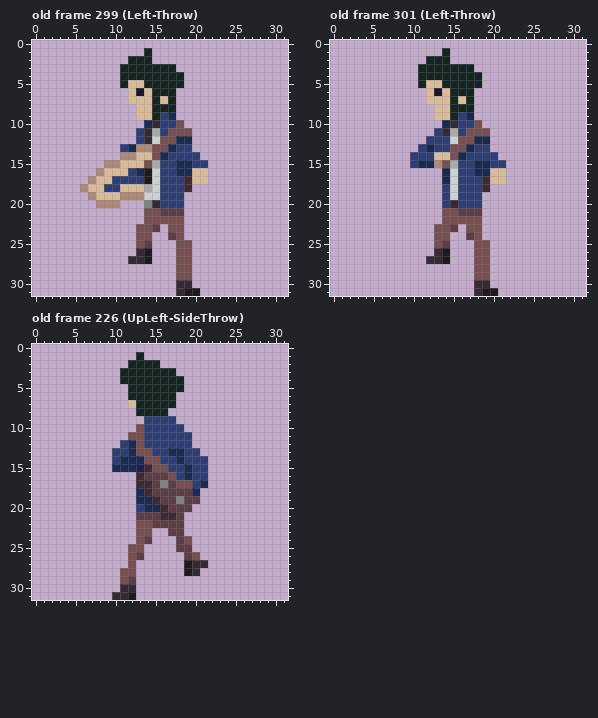
A pixel-art file gets an edit: assets_builders/Art/Teo.aseprite. This is how it looked before the edit.
32x32 pixels, 310 frames. Shown: old frame 299 (Left-Throw), old frame 301 (Left-Throw), old frame 226 (UpLeft-SideThrow). The commit also changed other frames, which this record leaves out.
The same view after the edit:
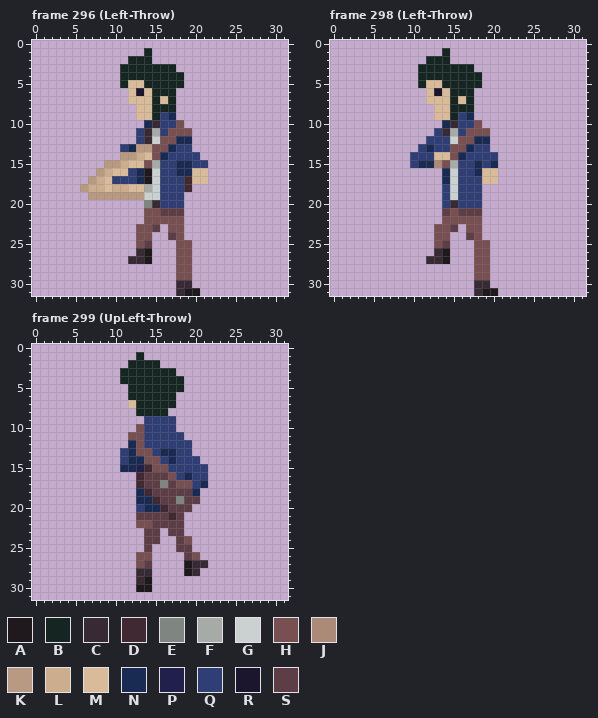
Palette (. is transparent): A #1f181d  B #152622  C #382a35  D #402933  E #7f8580  F #a6aba8  G #cbd1d0  H #785052  J #ad8a78  K #b89982  L #ccad8d  M #d9bb9a  N #192b52  P #21204d  Q #2f3f75  R #1c152e  S #5e3e46
A new or re-ordered frame is compared with the old frame closest to it.
Diff:
frames 310 -> 329
--- frame 296 (Left-Throw) against old frame 299 (Left-Throw)
@@ x 4..16 @@
 12 .........QCGH
-13 .......QNJJHH
-14 .......JJMMHN
-15 .....JJMMMHFQ
-16 ....JMMMQNAGQ
-17 ...JMMQQQQAGQ
-18 ..JMMQQMMMFGQ
-19 ...JMMMJJJGGQ
-20 ....JJJ...ECQ
+13 .......QNKKHH
+14 .......KKLMHN
+15 .....KKLMMHFQ
+16 ....KLMMQNAGQ
+17 ...KLMQQQNAGQ
+18 ..KLLMLLMMFGQ
+19 ...KKKKKKKGGQ
+20 ..........ECQ
 21 ..........HHS
--- frame 298 (Left-Throw) against old frame 301 (Left-Throw)
@@ x 12..23 @@
 14 QMMHNQQQQ...
-15 NJHFQQNNQQ..
-16 ..NGQQNNMM..
-17 ..NGQQQDMM..
-18 ..QGQQQD....
+15 NJHFQQNQN...
+16 ..NGQQNMM...
+17 ..NGQQQMM...
+18 ..QGQQQ.....
 19 ..QGQQQ.....
 20 ..QCQQQ.....
-21 ..HHSSS.....
+21 ..SHSSS.....
 22 ..HHHHH.....
--- frame 299 (UpLeft-Throw) is new; against old frame 226 (UpLeft-SideThrow)
@@ x 8..23 @@
  9 ......QQQQ......
-10 .....HQQQQQ.....
-11 ....HHQQQQQQ....
-12 ...QNHQQQQQQ....
-13 ..QQNHHQQNNQQ...
-14 ..QNNNHHQQNQQQ..
-15 ..NNNPDHHQQNQQ..
+10 .....HQQQQ......
+11 ....HHQQQQQ.....
+12 ....NHQQQQQQ....
+13 ...QNHHQNNQQ....
+14 ...QNNHHQNQQQ...
+15 ...NNPDHHQQQQQ..
 16 .....DSSSHQNQQ..
-17 .....DDSESHHQN..
+17 .....DSSESHHQN..
 18 .....NDSSSSSN...
@@ x 8..18 @@
 20 .....QNNDSS
-21 .....SSSDDS
+21 .....SSSSDS
 22 .....HHSSSS
-23 .....HH..SS
-24 .....HS...S
-25 ....HH....S
-26 ....HS.....
-27 ....H......
-28 ...HH......
-29 ...HS......
-30 ...CC......
-31 ..CCA......
+23 ......SS.SS
+24 ......SS..S
+25 ......S...S
+26 .....HH....
+27 .....HS....
+28 .....CC....
+29 .....CA....
+30 .....AA....
+31 ...........
